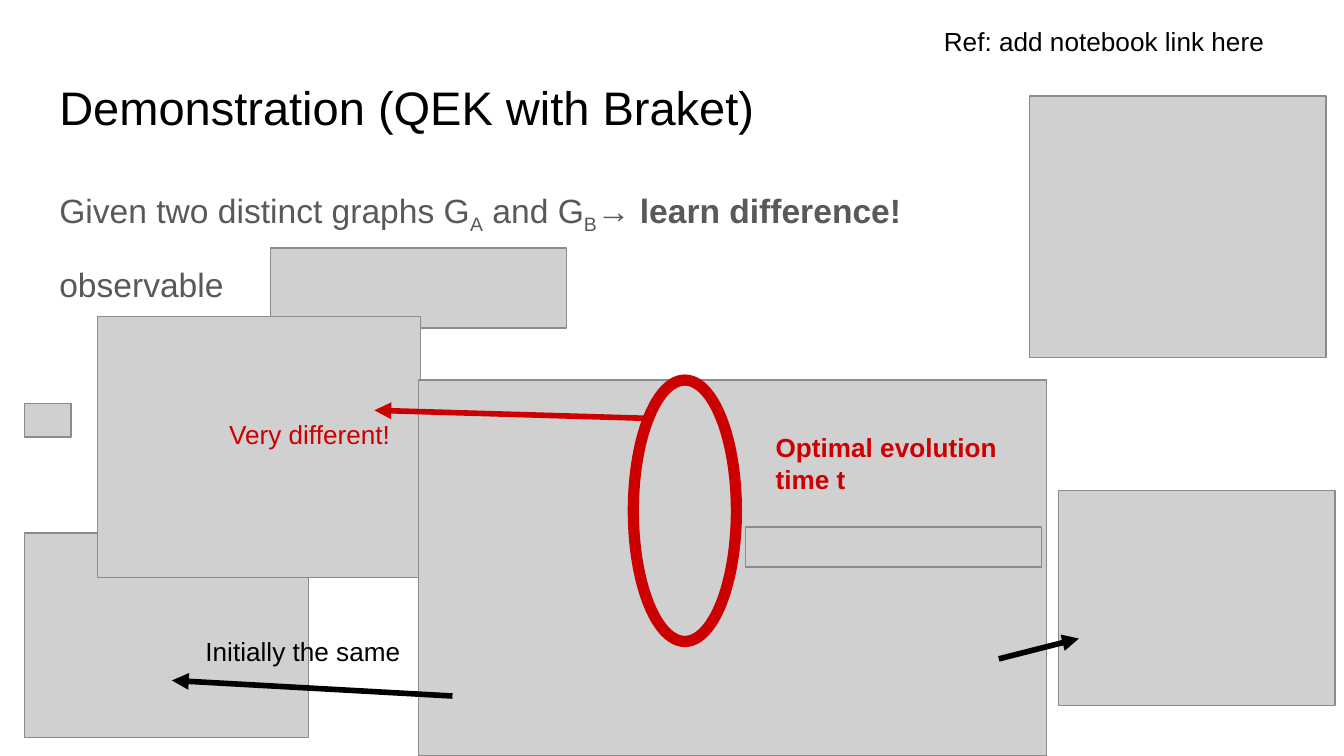
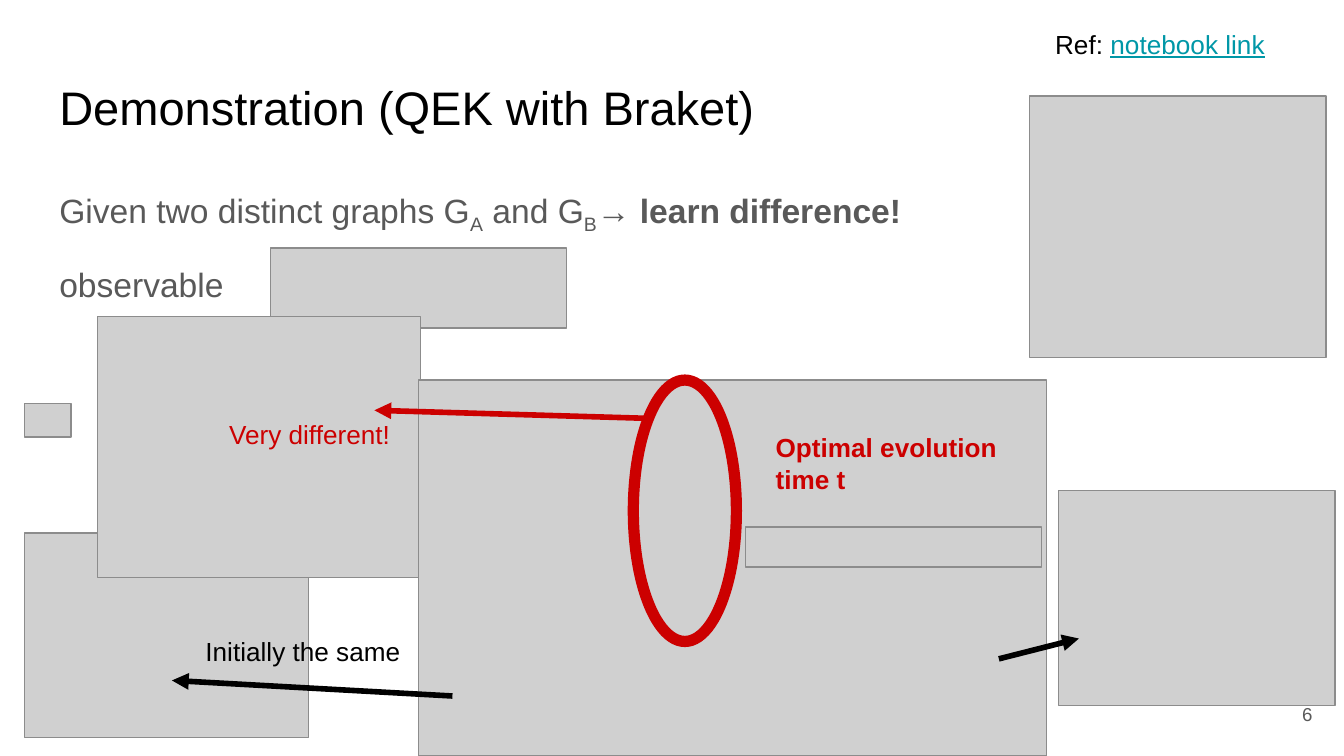
Before and after one commit to teng10/qhack23_rydberg_graph, a slide deck: slide 6 of Qhack_presentation.pptx (slide 5 before the commit). Drawn at 1344x756 pixels with LibreOffice and Linux fonts; fonts in the diff are those of the drawing; grey boxes stand for pictures. Boxes give left, top, right and bottom in pixels: in the first picture for what was removed or moved away, otherwise in the second. Text is boxed around its words. In the diff, an @@ line names an element or a change of style, - is before the commit and + after.

```diff
--- a/Qhack_presentation.pptx
+++ b/Qhack_presentation.pptx
@@ text at (1055, 35, 1264, 58): text changed; text colour #000000 to #0097A7 @@
-Ref: add notebook link here
+Ref: notebook link
@@ page number added at (1302, 708, 1312, 721), 10 pt, text #595959 @@
+6
```
Also in this commit, not shown: 14 other slides changed, 3 slides added, 4 other files.
